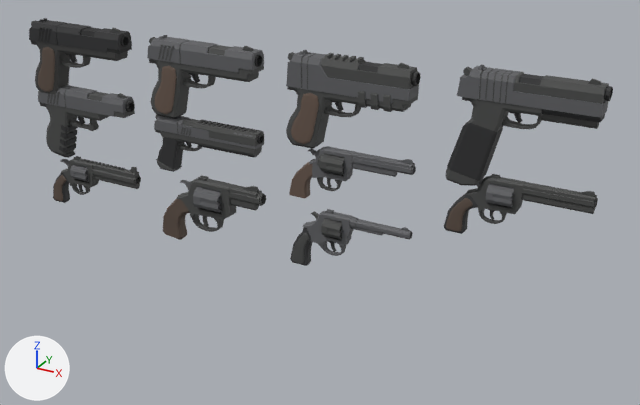
Before and after pictures for a commit that changed the glTF model assets/weapons/_survey/C.glb.
Before and after are seen from a camera (50 mm lens) standing at (5.2, -5.36, 1.88) and looking at (2.13, 0.23, -0.91). Every picture has the same lights, and +X, +Y and +Z are marked at lower left. The first picture is the older version.

Objects in the first picture: 'm0', 'm1', 'm10', 'm2', 'm3', 'm4', 'm5', 'm6', 'm7', 'm8', 'm9'.
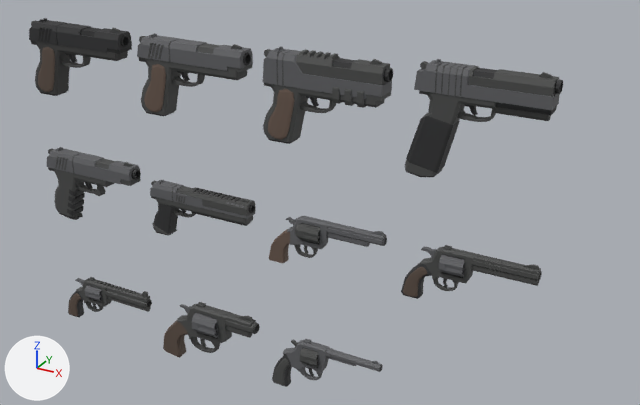
What differs and where, as boxes [x1, y1, x2, y2] in the pictures (640 x 405 px):
'm3', moved: before [446, 64, 613, 186]; after [405, 59, 563, 177]
'm2', moved: before [286, 50, 421, 148]; after [263, 46, 393, 144]
'm7', moved: before [444, 174, 598, 234]; after [401, 245, 542, 299]
'm4', moved: before [38, 85, 135, 158]; after [47, 147, 141, 220]
'm5', moved: before [154, 115, 264, 172]; after [150, 180, 256, 236]
'm9', moved: before [163, 175, 266, 240]; after [163, 302, 260, 358]
'm1', moved: before [147, 35, 264, 118]; after [137, 33, 253, 116]
'm6', moved: before [289, 146, 416, 199]; after [269, 216, 387, 263]
'm10', moved: before [290, 209, 413, 266]; after [272, 339, 383, 387]
'm8', moved: before [53, 156, 141, 203]; after [68, 277, 152, 317]

Edits to the bpy script that builds the scene:
```text
Change ob_m1:
    ob_m1.location: (0.942, 0.0, -0.093) -> (0.842, 0.0, -0.093)
Change ob_m2:
    ob_m2.location: (2.184, 0.0, -0.119) -> (1.984, 0.0, -0.119)
Change ob_m3:
    ob_m3.location: (3.435, 0.0, -0.151) -> (3.135, 0.0, -0.151)
Change ob_m4:
    ob_m4.location: (-0.298, 0.0, -0.617) -> (-0.298, 0.0, -1.217)
Change ob_m5:
    ob_m5.location: (0.888, 0.0, -0.621) -> (0.788, 0.0, -1.221)
Change ob_m6:
    ob_m6.location: (2.122, 0.0, -0.615) -> (1.922, 0.0, -1.215)
Change ob_m7:
    ob_m7.location: (3.349, 0.0, -0.648) -> (3.049, 0.0, -1.248)
Change ob_m8:
    ob_m8.location: (-0.393, 0.0, -1.179) -> (-0.393, 0.0, -2.379)
Change ob_m9:
    ob_m9.location: (0.901, 0.0, -1.197) -> (0.801, 0.0, -2.397)
Change ob_m10:
    ob_m10.location: (2.096, 0.0, -1.215) -> (1.896, 0.0, -2.415)
```
